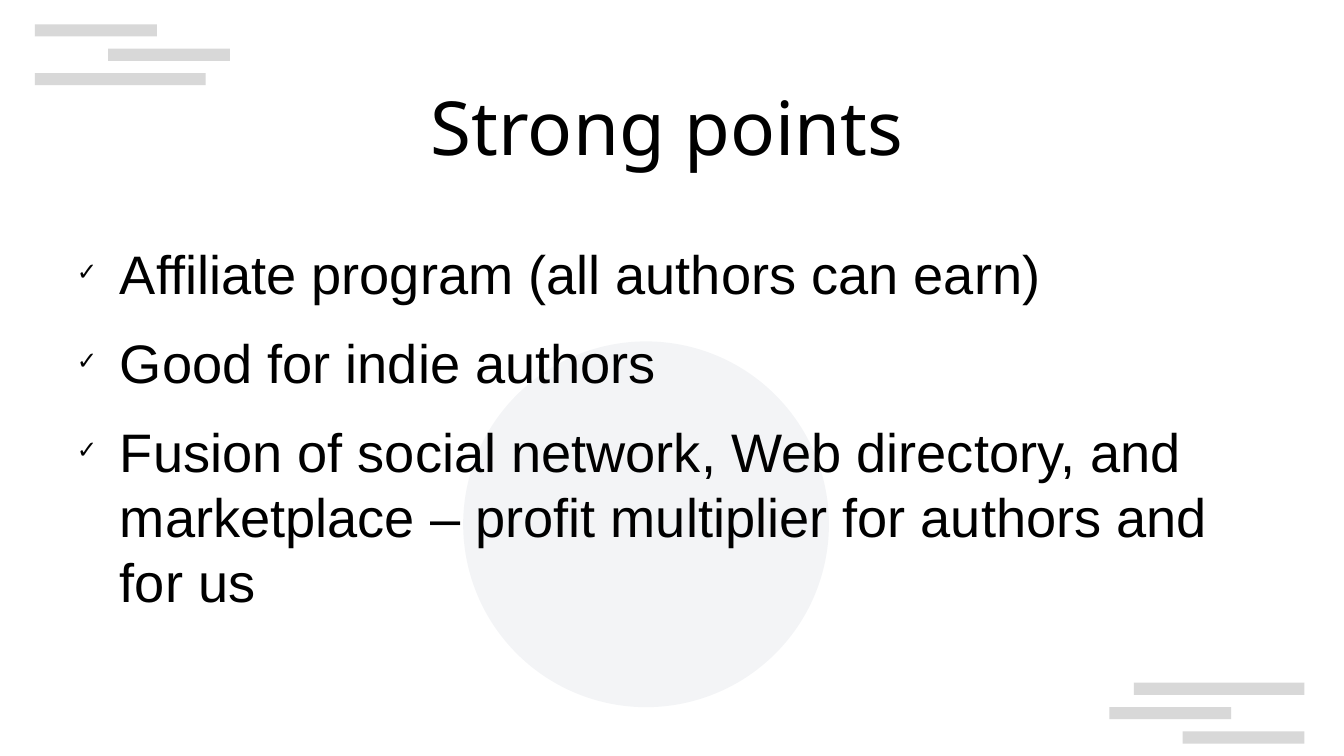
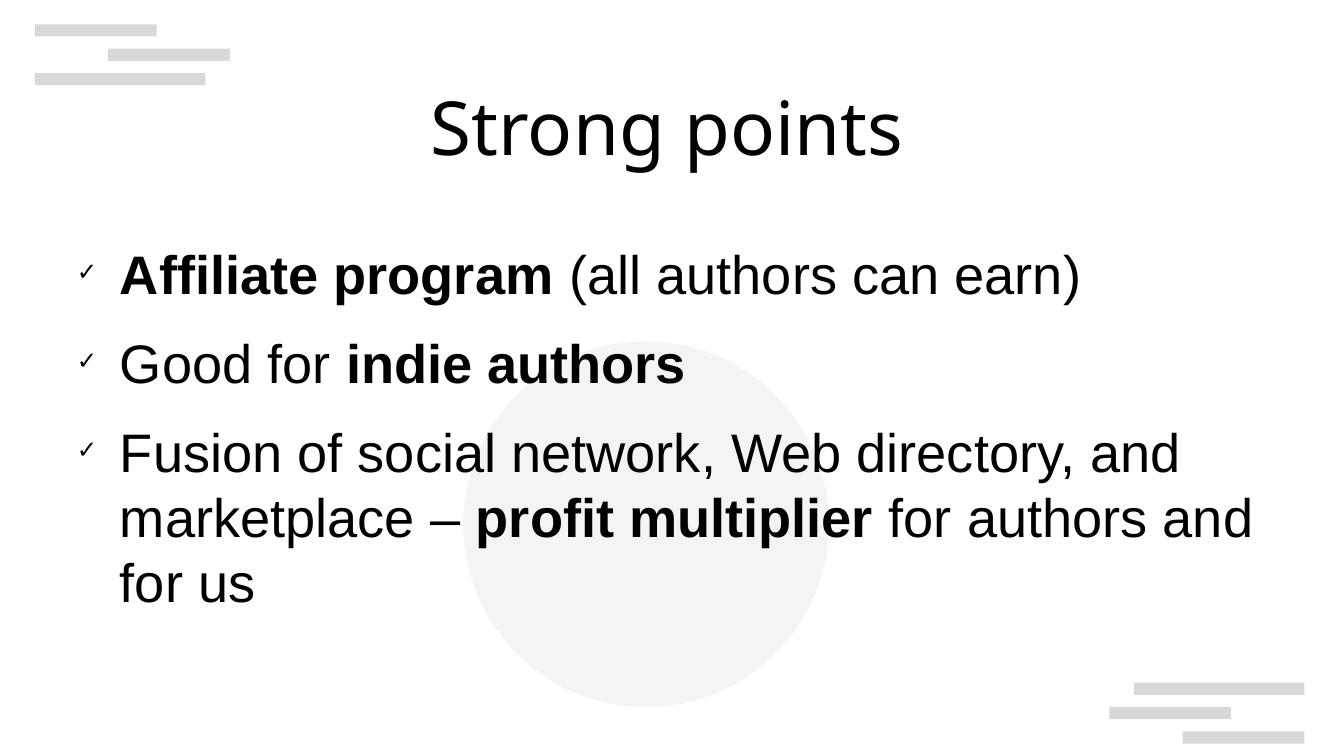
Before and after one commit to vporton/zondirectory2, a slide deck: slide 2 of docs/presentation.odp (slide 3 before the commit). Drawn at 1344x756 pixels with LibreOffice and Linux fonts; fonts in the diff are those of the drawing; background and template pictures are left out. Boxes give left, top, right and bottom in pixels: in the first picture for what was removed or moved away, otherwise in the second. Text is boxed around its words. In the diff, an @@ line names an element or a change of style, - is before the commit and + after.

```diff
--- a/docs/presentation.odp
+++ b/docs/presentation.odp
@@ text "Affiliate program (all authors can ..." at [120, 254, 1253, 603]: bold on in "Affiliate program", "indie authors", "profit multiplier" @@
```
Also in this commit, not shown: 5 other slides changed.
